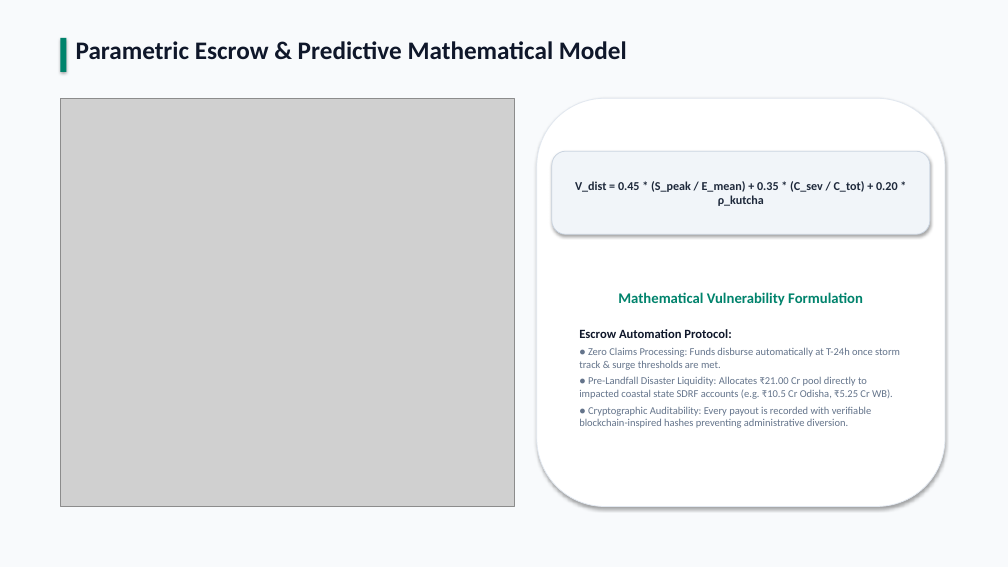
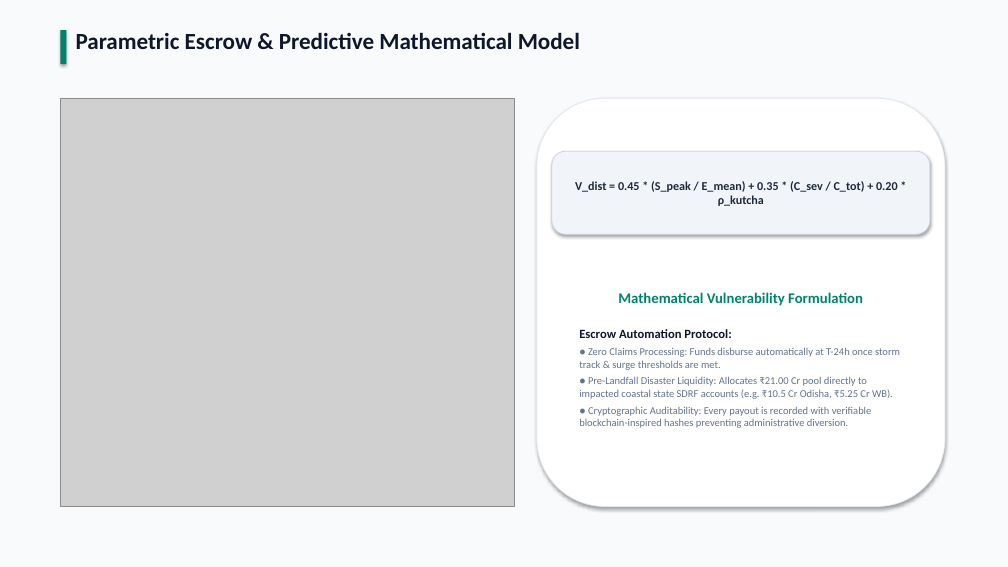
Before and after one commit to chiraghs/PRAHAR, a slide deck: slide 9 of pitch-deck/PRAHAR-Pitch-Deck.pptx. Drawn at 1008x567 pixels with LibreOffice and Linux fonts; fonts in the diff are those of the drawing; grey boxes stand for pictures. Boxes give left, top, right and bottom in pixels: in the first picture for what was removed or moved away, otherwise in the second. Text is boxed around its words. In the diff, an @@ line names an element or a change of style, - is before the commit and + after.

```diff
--- a/pitch-deck/PRAHAR-Pitch-Deck.pptx
+++ b/pitch-deck/PRAHAR-Pitch-Deck.pptx
@@ text "Parametric Escrow & Predictive Mathematical ...": place and size @@
-text "Parametric Escrow & Predictive Mathematical ..." at [76, 41, 627, 59]
+text "Parametric Escrow & Predictive Mathematical ..." at [76, 32, 580, 49]
@@ text "Parametric Escrow & Predictive Mathematical ..." at [76, 32, 580, 49]: size 24 to 22 pt @@
@@ rectangle: place and size @@
-rectangle at [60, 38, 67, 72]
+rectangle at [60, 30, 67, 64]
```
Also in this commit, not shown: 9 other slides changed, 3 other files.
